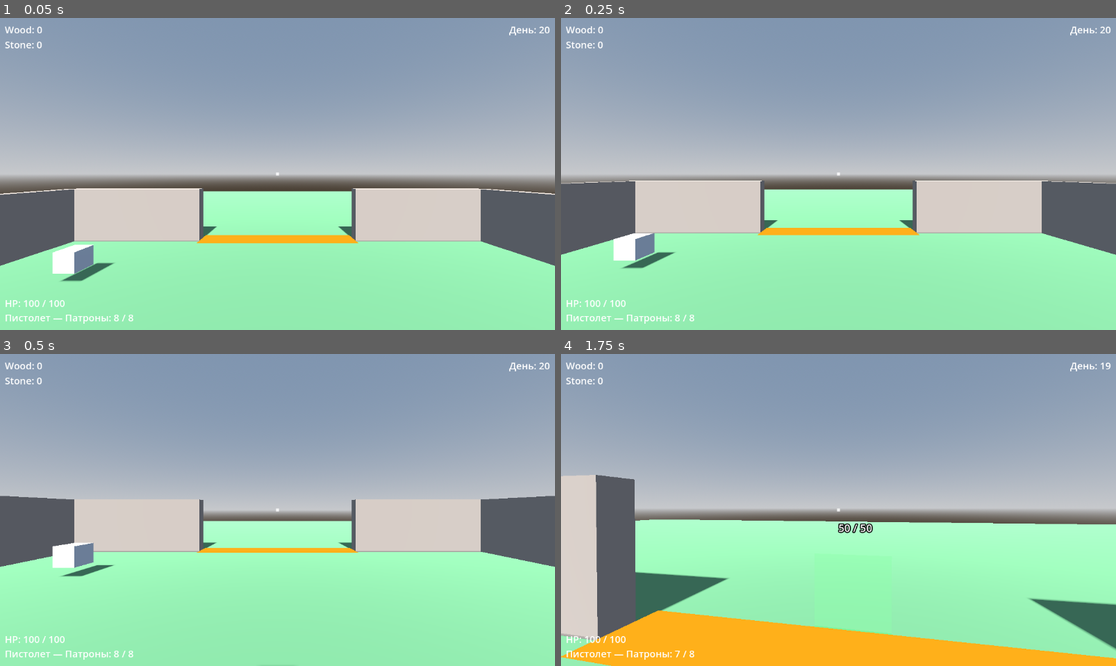
Above: before the commit, frames 1-4 (two rows, left to right).
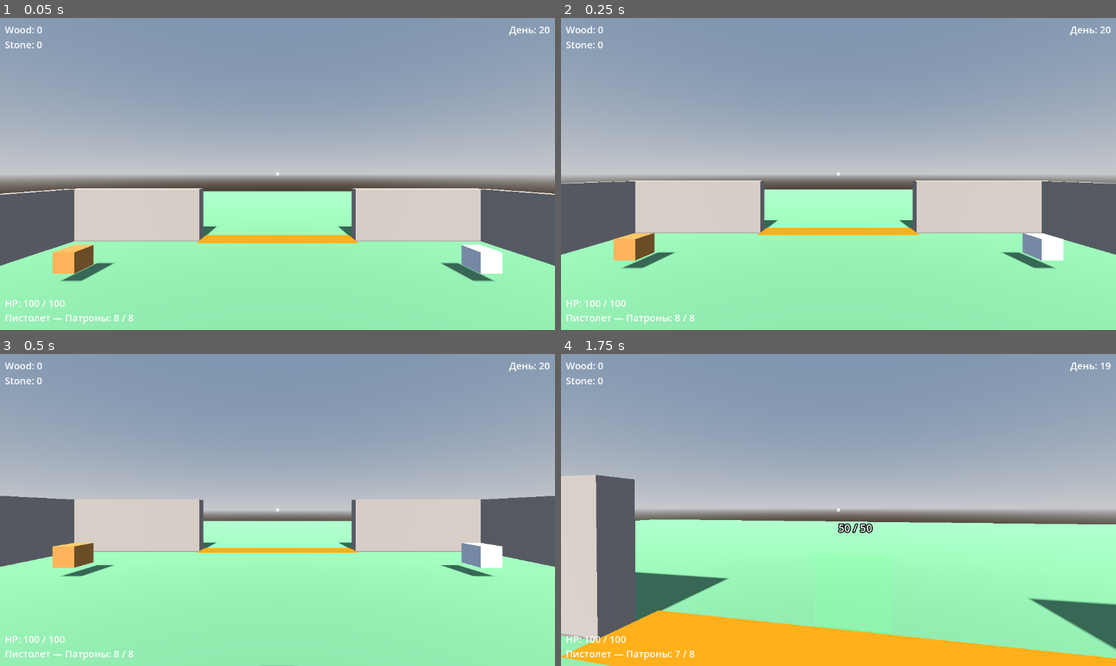
Above: after the commit, the same moments.

Repository: kem4ikkk/ubeziche
Game: Godot game, scene res://scenes/main.tscn
Same seed, same stepped clock (60 frames per second), same inputs: the game is played once before the commit and once after it.
Inputs (mouse positions are in pixels of both pictures, inside the frame that each line leads up to):
- Up to frame 1 (0.05 s): no input
- Up to frame 2 (0.25 s): no input
- Up to frame 3 (0.5 s): no input
- Up to frame 4 (1.75 s): tap Enter at 0.5 s; move the mouse to (866, 510) at 0.52 s; hold W from 0.53 s (still down); tap R at 0.6 s; click (866, 510) at 0.67 s; tap Space at 0.77, 1.52 s; move the mouse to (810, 510) at 1.27 s; tap B at 1.35 s

The runs differ from the first frame. In frame 1, 1.4% of the frame differs, in the area x 9-91%, y 72-85%; in frame 2, 1.4%; in frame 3, 1.2%; in frame 4, nothing differs.

Commit message:
Камень добывается как дерево, дроп с зомби — случайный и редкий (Этап 4.7.1, правка)
На карту добавлены 2 точки камня (StonePickup в main.tscn, как WoodPickup);
resource_pickup.gd окрашивает дерево/камень разными цветами для наглядности.
Дроп с зомби теперь не гарантирован: с шансом drop_chance (0.25, у танка 0.5)
выпадает случайный ресурс (wood/stone) случайного количества (1-2, у танка
1-3) вместо фиксированного гарантированного камня.

Co-Authored-By: Claude Sonnet 4.6 <noreply@anthropic.com>

Diff:
--- a/scenes/main.tscn
+++ b/scenes/main.tscn
@@ -220,3 +220,13 @@
 transform = Transform3D(1, 0, 0, 0, 1, 0, 0, 0, 1, -5, 0.5, -5)
 resource_type = "wood"
 resource_amount = 10
+
+[node name="StonePickup1" parent="Resources" instance=ExtResource("5_pickup")]
+transform = Transform3D(1, 0, 0, 0, 1, 0, 0, 0, 1, 5, 0.5, -5)
+resource_type = "stone"
+resource_amount = 10
+
+[node name="StonePickup2" parent="Resources" instance=ExtResource("5_pickup")]
+transform = Transform3D(1, 0, 0, 0, 1, 0, 0, 0, 1, -5, 0.5, 5)
+resource_type = "stone"
+resource_amount = 10
--- a/scenes/zombie_tank.tscn
+++ b/scenes/zombie_tank.tscn
@@ -23,7 +23,9 @@
 attack_range = 2.2
 building_attack_range = 3.0
 building_attack_damage = 20.0
-drop_amount = 3
+drop_chance = 0.5
+drop_amount_min = 1
+drop_amount_max = 3
 
 [node name="CollisionShape3D" type="CollisionShape3D" parent="."]
 transform = Transform3D(1, 0, 0, 0, 1, 0, 0, 0, 1, 0, 1.3, 0)
--- a/scripts/debug_capture.gd
+++ b/scripts/debug_capture.gd
@@ -90,22 +90,22 @@
 		print("  оружие: ", player.weapons[player.current_weapon_index].name,
 				", обойма: ", player.current_ammo, " / ", player.magazine_size)
 
-	# 4.7) Дроп ресурса с зомби (Этап 4.7.1): добиваем одного из зомби и
-	# проверяем, что на его месте появился подбираемый ресурс.
-	var enemies := get_tree().get_nodes_in_group("enemy")
-	if enemies.size() > 0:
-		var victim: Node = enemies[0]
-		print("CLAUDE: добиваю зомби для проверки дропа")
-		if victim.has_method("take_damage"):
-			victim.take_damage(1000.0)
-		await get_tree().create_timer(0.2).timeout
-		var found_drop := false
+	# 4.7) Дроп ресурса с зомби (Этап 4.7.1): дроп случайный (drop_chance),
+	# поэтому добиваем несколько зомби-танков подряд, пока не выпадет ресурс.
+	if wave_manager != null and wave_manager.tank_zombie_scene != null:
+		print("CLAUDE: проверяю случайный дроп ресурса (несколько зомби-танков)")
+		var drops_found := 0
+		for i in 6:
+			var tank: Node = wave_manager.tank_zombie_scene.instantiate()
+			get_tree().current_scene.add_child(tank)
+			(tank as Node3D).global_position = Vector3(0, 1, -8 - i)
+			tank.take_damage(1000.0)
+			await get_tree().create_timer(0.1).timeout
 		for node in get_tree().current_scene.get_children():
 			if "resource_type" in node and "resource_amount" in node:
 				print("  дроп: ", node.resource_type, " x", node.resource_amount)
-				found_drop = true
-		if not found_drop:
-			print("  дроп: не найден")
+				drops_found += 1
+		print("  дропов выпало: ", drops_found, " из 6 (шанс 0.5)")
 
 	# 5) Попробуем скрафтить если достаточно ресурсов.
 	if InventorySystem.get_resource("wood") >= 2:
--- a/scripts/resource_pickup.gd
+++ b/scripts/resource_pickup.gd
@@ -6,9 +6,20 @@
 @export var resource_type: String = "wood"
 @export var resource_amount: int = 10
 
+# Цвет ресурса по типу — чтобы дерево и камень отличались визуально.
+const COLOR_BY_TYPE := {
+	"wood": Color(0.55, 0.35, 0.15),
+	"stone": Color(0.6, 0.6, 0.6),
+}
+
 
 func _ready() -> void:
 	body_entered.connect(_on_body_entered)
+	var mesh_instance: MeshInstance3D = get_node_or_null("MeshInstance3D")
+	if mesh_instance != null and resource_type in COLOR_BY_TYPE:
+		var material := StandardMaterial3D.new()
+		material.albedo_color = COLOR_BY_TYPE[resource_type]
+		mesh_instance.material_override = material
 
 
 func _on_body_entered(body: Node3D) -> void:
--- a/scripts/zombie.gd
+++ b/scripts/zombie.gd
@@ -15,9 +15,12 @@
 @export var building_attack_range: float = 2.0  # дистанция атаки построек
 @export var building_attack_damage: float = 8.0  # урон за удар по постройке (Этап 4.4: танк бьёт сильнее)
 
-# Дроп ресурса при смерти (Этап 4.7.1).
-@export var drop_resource_type: String = "stone"
-@export var drop_amount: int = 1
+# Дроп ресурса при смерти (Этап 4.7.1): редкий случайный бонус, основные
+# залежи ресурсов (дерево/камень) разбросаны по карте отдельно.
+@export var drop_chance: float = 0.25     # шанс дропа (0..1)
+@export var drop_resource_types: PackedStringArray = ["wood", "stone"]
+@export var drop_amount_min: int = 1
+@export var drop_amount_max: int = 2
 @export var drop_scene: PackedScene = preload("res://scenes/resource_pickup.tscn")
 
 @onready var health: HealthComponent = $HealthComponent
@@ -132,14 +135,17 @@
 	queue_free()
 
 
-## Дроп ресурса (Этап 4.7.1): создаём подбираемый ресурс на месте смерти.
+## Дроп ресурса (Этап 4.7.1): с небольшим шансом создаём подбираемый
+## ресурс случайного типа и количества на месте смерти.
 func _drop_resource() -> void:
-	if drop_scene == null or drop_amount <= 0:
+	if drop_scene == null or drop_resource_types.is_empty():
+		return
+	if randf() > drop_chance:
 		return
 	var pickup := drop_scene.instantiate()
 	get_tree().current_scene.add_child(pickup)
 	pickup.global_position = global_position
 	if "resource_type" in pickup:
-		pickup.resource_type = drop_resource_type
+		pickup.resource_type = drop_resource_types[randi() % drop_resource_types.size()]
 	if "resource_amount" in pickup:
-		pickup.resource_amount = drop_amount
+		pickup.resource_amount = randi_range(drop_amount_min, drop_amount_max)
Not shown, changed: docs/PROGRESS.md
